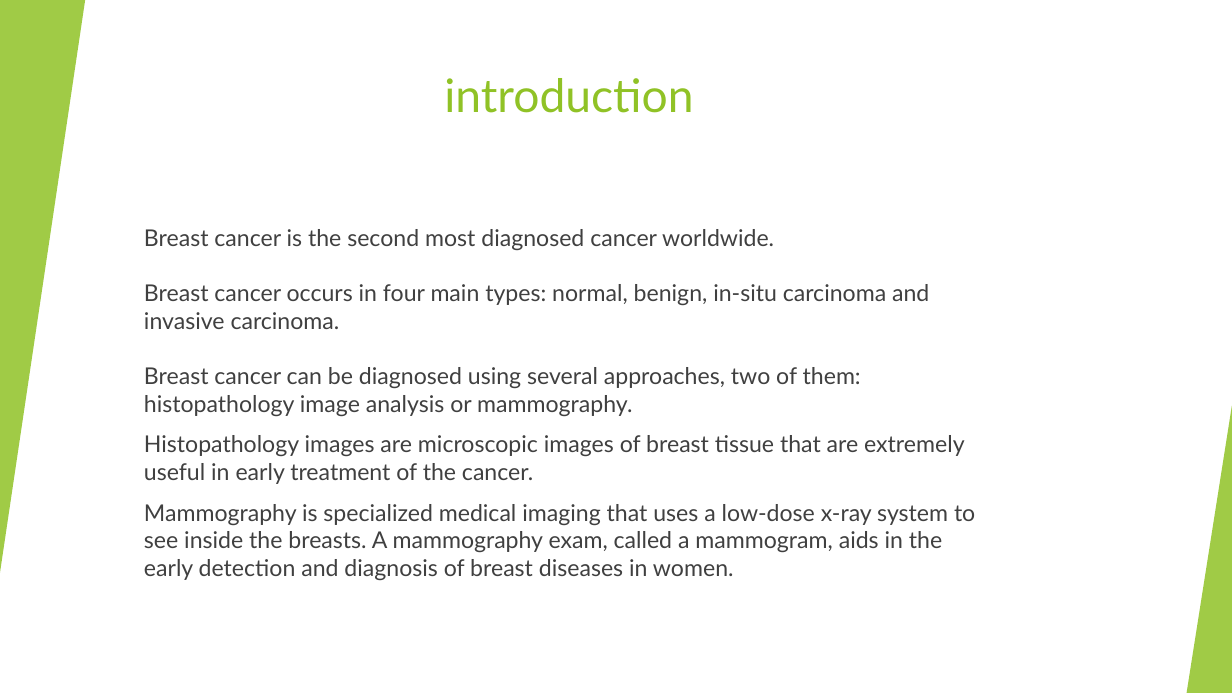
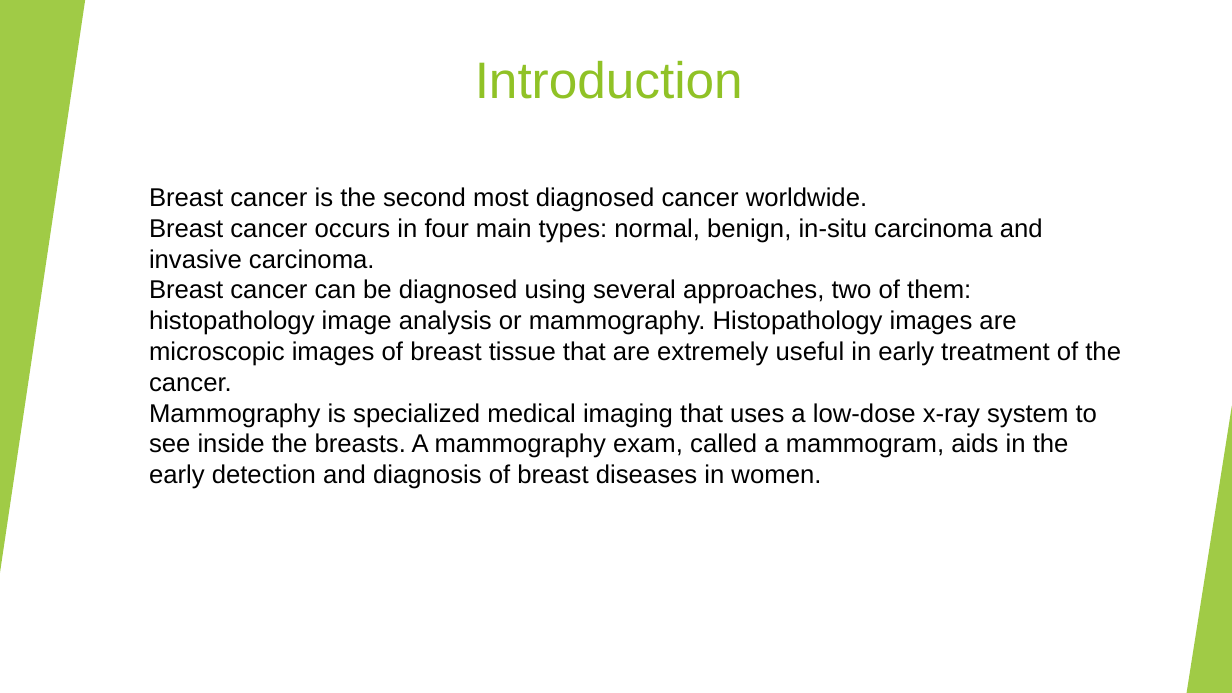
Before and after one commit to Shenhav26/Final_project, a slide deck: slide 3 of capstone project phase A.pptx. Drawn at 1232x693 pixels with LibreOffice and Linux fonts; fonts in the diff are those of the drawing. Boxes give left, top, right and bottom in pixels: in the first picture for what was removed or moved away, otherwise in the second. Text is boxed around its words. In the diff, an @@ line names an element or a change of style, - is before the commit and + after.

```diff
--- a/capstone project phase A.pptx
+++ b/capstone project phase A.pptx
@@ title at bbox=[475, 60, 743, 99]: text changed; size 36 to 40 pt; font Lato to Arial @@
-introduction
+Introduction
@@ text at bbox=[149, 187, 1121, 489]: text changed; size 18 to 20 pt; font Lato to Arial; text colour #404040 to #000000 @@
-Breast cancer is the second most diagnosed cancer worldwide.
-Breast cancer occurs in four main types: normal, benign, in-situ carcinoma and invasive carcinoma.
-Breast cancer can be diagnosed using several approaches, two of them: histopathology image analysis or mammography.
-Histopathology images are microscopic images of breast tissue that are extremely useful in early treatment of the cancer.
-Mammography is specialized medical imaging that uses a low-dose x-ray system to see inside the breasts. A mammography exam, called a mammogram, aids in the early detection and diagnosis of breast diseases in women.
+Breast cancer is the second most diagnosed cancer worldwide.
+Breast cancer occurs in four main types: normal, benign, in-situ carcinoma and invasive carcinoma.
+Breast cancer can be diagnosed using several approaches, two of them: histopathology image analysis or mammography. Histopathology images are microscopic images of breast tissue that are extremely useful in early treatment of the cancer. Mammography is specialized medical imaging that uses a low-dose x-ray system to see inside the breasts. A mammography exam, called a mammogram, aids in the early detection and diagnosis of breast diseases in women.
```
Also in this commit, not shown: 5 other slides changed, 10 slides added.
